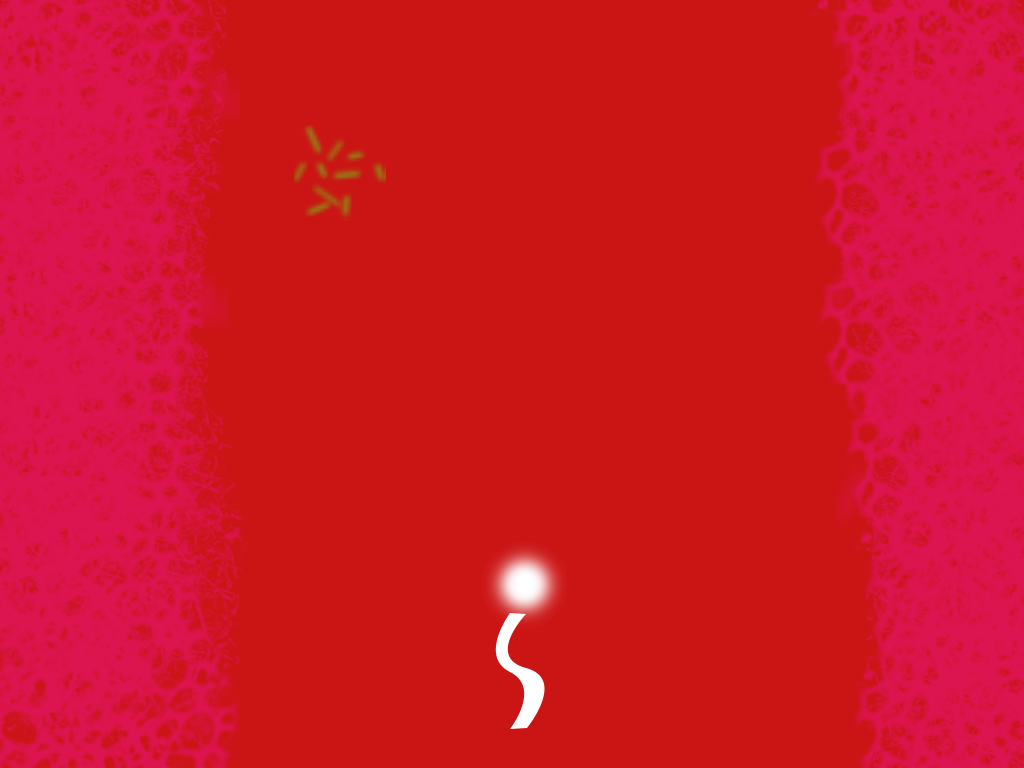
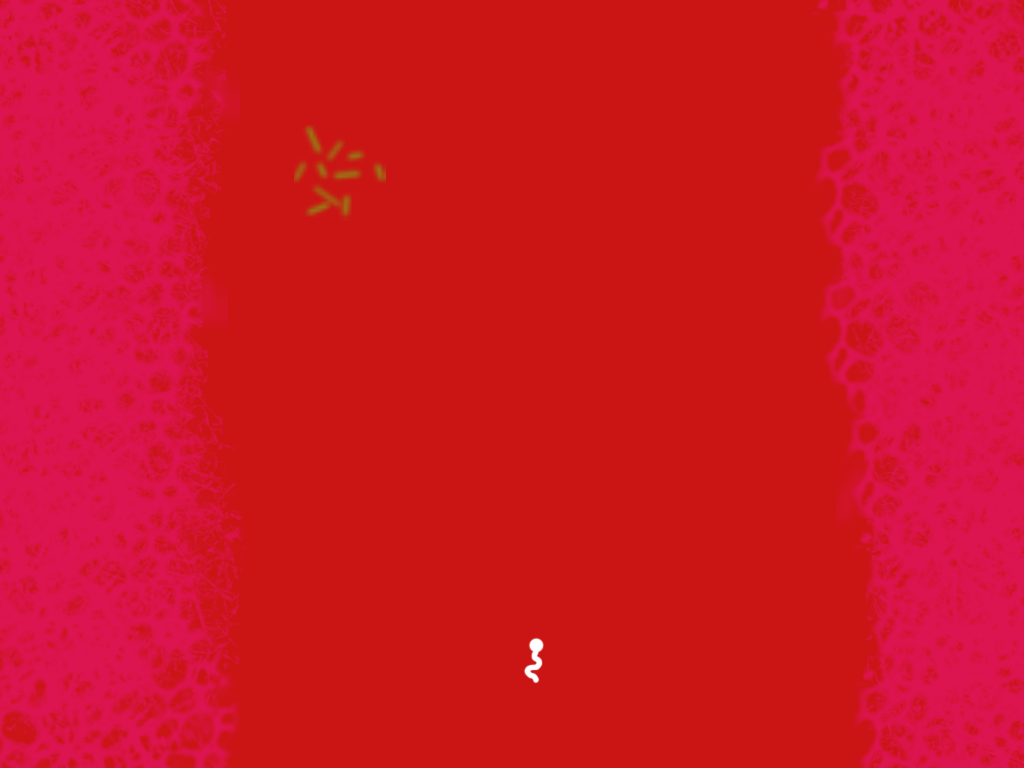
Comparing the layer stacks of the two 1024 × 768 images. Changes:
added layer "Spermatozoide" (1st of 2) above "Spermatozoide" over 523, 637, 545, 684
painted on "Spermatozoide" (2nd of 2) over 480, 540, 568, 729
